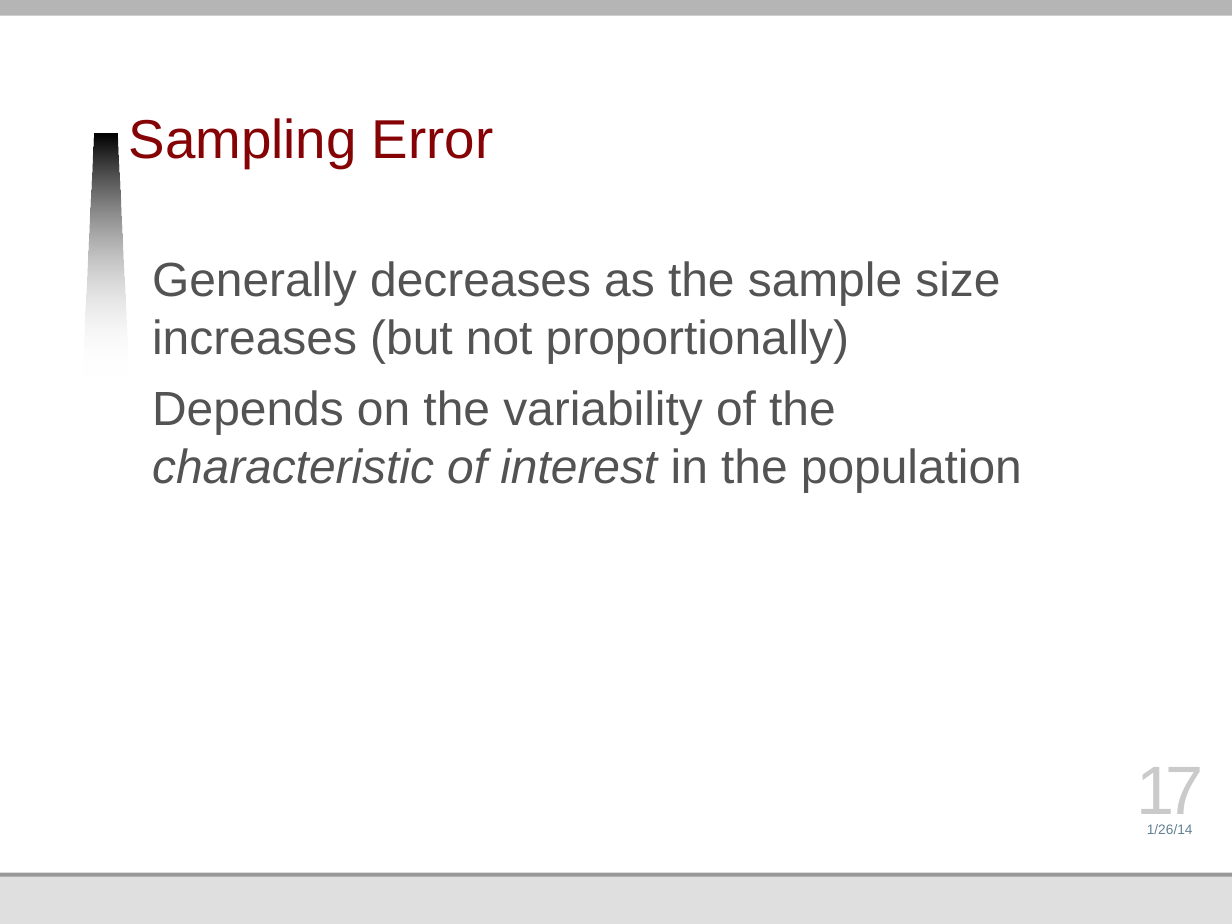
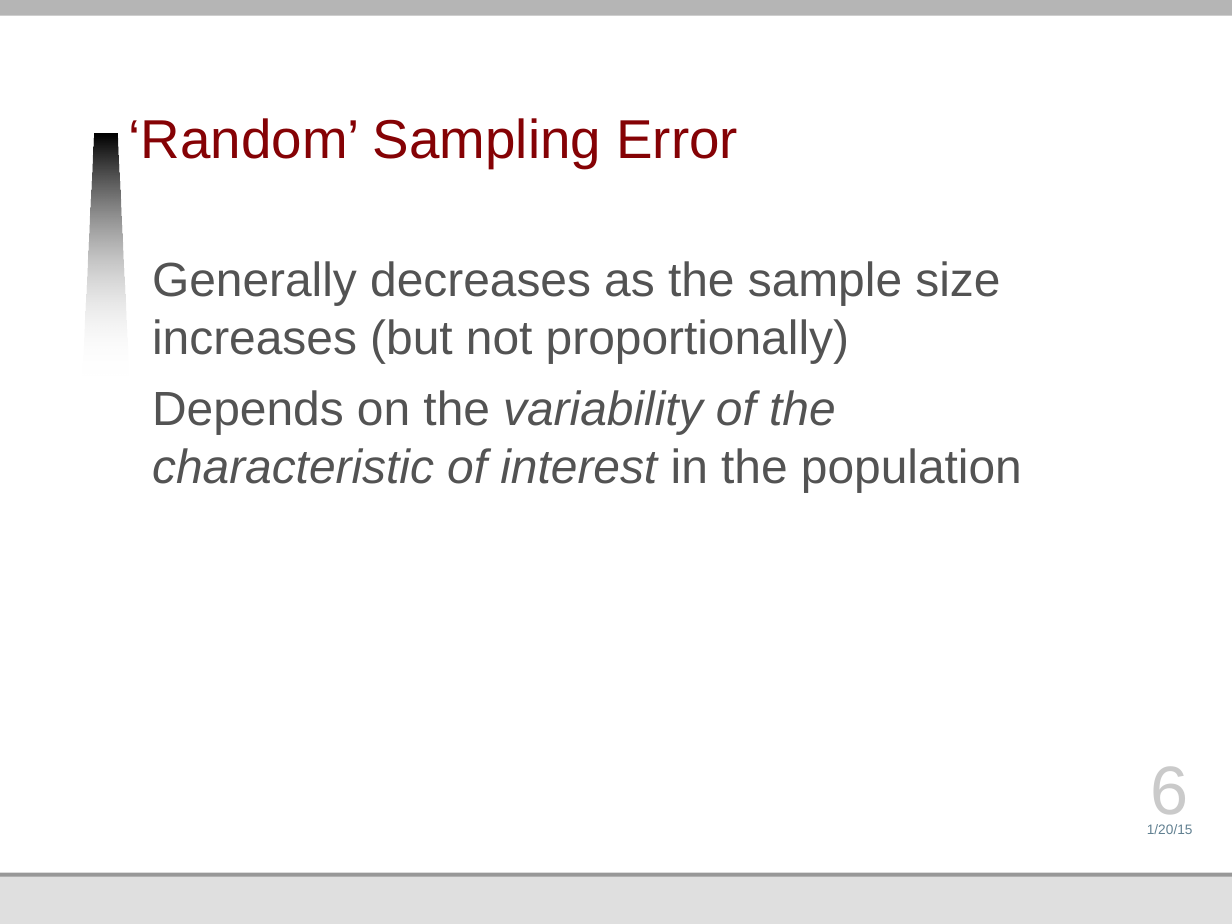
Before and after one commit to jmankoff/data, a slide deck: slide 6 of Lectures/4 Acquiring.pptx (slide 17 before the commit). Drawn at 1232x924 pixels with LibreOffice and Linux fonts; fonts in the diff are those of the drawing; background and template pictures are left out. Boxes give left, top, right and bottom in pixels: in the first picture for what was removed or moved away, otherwise in the second. Text is boxed around its words. In the diff, an @@ line names an element or a change of style, - is before the commit and + after.

```diff
--- a/Lectures/4 Acquiring.pptx
+++ b/Lectures/4 Acquiring.pptx
@@ title at [129,118,738,167]: text changed @@
-Sampling Error
+‘Random’ Sampling Error
@@ text at [152,390,1022,492]: italic on in "variability of the" @@
@@ page number at [1151,766,1189,827]: text changed @@
-17
+6
@@ text at [1147,824,1193,834]: text changed @@
-1/26/14
+1/20/15
```
Also in this commit, not shown: 14 other slides changed, 12 slides added, 17 slides removed, 27 other files.
